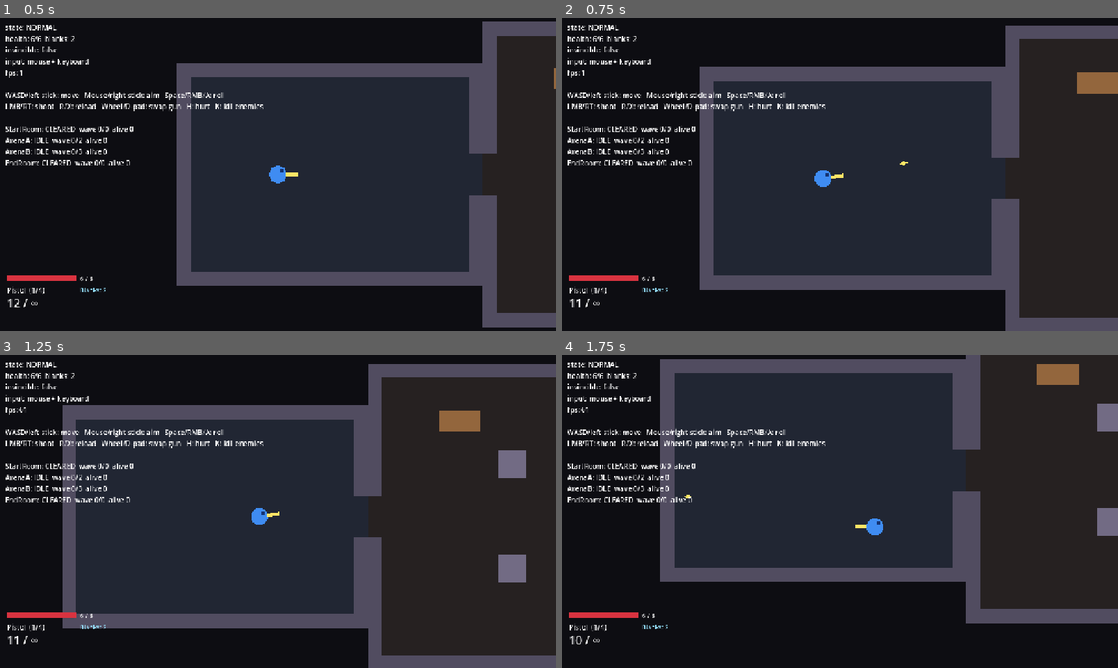
Above: before the commit, frames 1-4 (two rows, left to right).
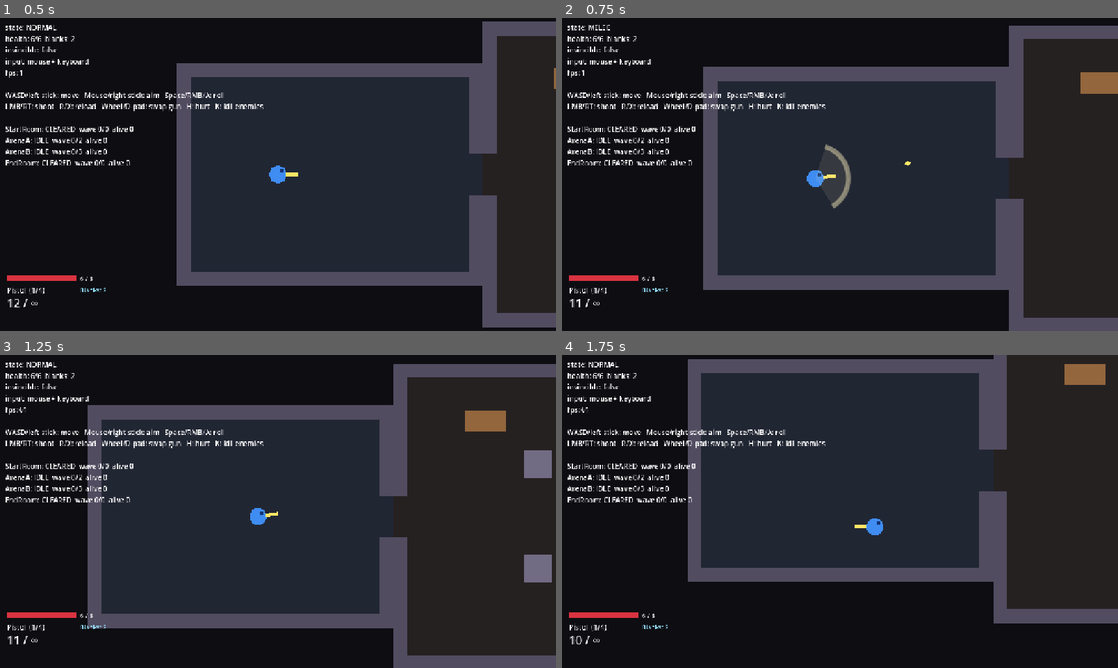
Above: after the commit, the same moments.

Repository: SalemRose/Gungeon-Massive-Ripoff-Edition
Game: Godot game, scene res://levels/test_level/test_level.tscn
Same seed, same stepped clock (60 frames per second), same inputs: the game is played once before the commit and once after it.
Inputs (mouse positions are in pixels of both pictures, inside the frame that each line leads up to):
- Up to frame 1 (0.5 s): no input
- Up to frame 2 (0.75 s): tap Enter at 0.5 s; move the mouse to (962, 158) at 0.52 s; press the mouse at (962, 158) at 0.53 s; hold D (move_right) from 0.53 s (still down); tap F (melee) at 0.6 s
- Up to frame 3 (1.25 s): keep holding D (move_right)
- Up to frame 4 (1.75 s): move the mouse to (728, 527) at 1.27 s; release D (move_right) at 1.28 s; release the mouse at (728, 527) at 1.28 s; hold S (move_down) from 1.28 s (still down); click (728, 527) at 1.35 s; tap F (melee) at 1.55 s

Frame 1 is identical in both runs. In frame 2, 2.5% of the frame differs, in the area x 5-94%, y 2-100%; in frame 3, 13%, in the area x 11-100%, y 2-100%; in frame 4, 12%.

Commit message:
Step 6a: melee swing (last resort)
- F / right shoulder starts a short, wide swing (38 px reach, 130 degree arc,
  4 damage, 0.8 s cooldown); the hit lands once, 0.08 s in, on everything
  inside the arc that has take_damage(), blocked by walls
- Locks out shooting and rolling during the 0.25 s swing, slows walking to 35%
- Aim direction is locked when the swing starts; small knockback on hits
- New MELEE player state (added last, other states keep their numbers) and a
  fading slash effect
- Tuned so melee does under a quarter of the pistol's damage output

Co-Authored-By: Claude Sonnet 5.5 <noreply@anthropic.com>
Claude-Session: https://claude.ai/code/session_01EKLoHM38k4sTvWqdQMzUWo

Diff:
--- /dev/null
+++ b/entities/player/melee_swing_effect.gd
@@ -0,0 +1,50 @@
+class_name MeleeSwingEffect
+extends Node2D
+## The visible slash of the melee swing: a wedge that fades out. Visual only;
+## the damage is dealt by Player._melee_hit().
+##
+##     MeleeSwingEffect.play(player, 38.0, 130.0, 0.25)
+##
+## It is added as a child of the player so it follows them, points where the
+## swing was aimed, and removes itself when done.
+##
+## ART: replace _draw() with a sprite/animation. Nothing else depends on it.
+
+const COLOR := Color(1.0, 0.95, 0.75)
+
+var _range: float = 40.0
+var _arc: float = deg_to_rad(120.0)
+var _progress: float = 0.0
+
+
+static func play(player: Node2D, reach: float, arc_degrees: float, duration: float, direction: Vector2) -> void:
+	var effect := MeleeSwingEffect.new()
+	effect._range = reach
+	effect._arc = deg_to_rad(arc_degrees)
+	effect.rotation = direction.angle()
+	effect.z_index = 40
+	player.add_child(effect)
+	var tween := effect.create_tween()
+	tween.tween_property(effect, "_progress", 1.0, duration)
+	tween.tween_callback(effect.queue_free)
+
+
+func _process(_delta: float) -> void:
+	queue_redraw()
+
+
+func _draw() -> void:
+	# The slash sweeps across the arc and fades.
+	var sweep := clampf(_progress * 2.2, 0.0, 1.0)
+	var start := -_arc * 0.5
+	var end := start + _arc * sweep
+	var color := COLOR
+	color.a = 0.85 * (1.0 - _progress)
+	draw_arc(Vector2.ZERO, _range, start, end, 24, color, 5.0, true)
+	var fill := COLOR
+	fill.a = 0.18 * (1.0 - _progress)
+	var points := PackedVector2Array([Vector2.ZERO])
+	for i in 13:
+		points.append(Vector2.from_angle(lerpf(start, end, float(i) / 12.0)) * _range)
+	if sweep > 0.05:
+		draw_colored_polygon(points, fill)
--- a/entities/player/player.gd
+++ b/entities/player/player.gd
@@ -20,9 +20,19 @@
 signal health_changed(current: int, maximum: int)
 signal rolled(direction: Vector2)
 signal blanks_changed(current: int, maximum: int)
+## A melee swing began, aimed along `direction`.
+signal melee_swung(direction: Vector2)
 signal died
 
-enum State { NORMAL, ROLLING, DEAD }
+## Physics layer masks: 1 = world, 4 = enemy.
+const WORLD_MASK := 1
+const ENEMY_MASK := 4
+## Targets have a size, so the swing also catches bodies slightly outside its
+## nominal arc (their centre can be off to the side while their edge is inside).
+const MELEE_BODY_PADDING_DEGREES := 20.0
+
+## MELEE is added last so the older states keep their numbers.
+enum State { NORMAL, ROLLING, DEAD, MELEE }
 
 @export_group("Movement")
 @export var move_speed: float = 170.0
@@ -54,6 +64,25 @@
 ## Stops a double-tap from burning two blanks.
 @export var blank_cooldown: float = 0.35
 
+@export_group("Melee")
+## Melee is a LAST RESORT: short reach, low damage, long cooldown, and you
+## can't shoot or roll while swinging. A pistol out-damages it many times over.
+@export var melee_damage: float = 4.0
+## Reach from the player's centre to the EDGE of a target's body, in pixels.
+@export var melee_range: float = 38.0
+## Width of the swing in degrees (centered on the aim).
+@export var melee_arc_degrees: float = 130.0
+## How long the swing lasts (you are locked out of shooting and rolling).
+@export var melee_duration: float = 0.25
+## When, inside the swing, the hit lands.
+@export var melee_hit_time: float = 0.08
+## Wait after a swing ends before the next one.
+@export var melee_cooldown: float = 0.8
+## Push given to a moving enemy that gets hit.
+@export var melee_knockback: float = 220.0
+## Walking speed during the swing, as a fraction of normal.
+@export_range(0.0, 1.0) var melee_move_factor: float = 0.35
+
 @export_group("Interaction")
 ## How close something must be to use it with the Interact button.
 @export var interact_range: float = 44.0
@@ -86,6 +115,10 @@
 var _roll_buffer_left: float = 0.0
 var _hurt_iframes_left: float = 0.0
 var blanks: int
+var _melee_time: float = 0.0
+var _melee_cooldown_left: float = 0.0
+var _melee_hit_done: bool = false
+var _melee_direction: Vector2 = Vector2.RIGHT
 var _blank_iframes_left: float = 0.0
 var _blank_cooldown_left: float = 0.0
 var _camera_lean: Vector2 = Vector2.ZERO
@@ -130,6 +163,8 @@
 			_process_normal(delta)
 		State.ROLLING:
 			_process_rolling(delta)
+		State.MELEE:
+			_process_melee(delta)
 		State.DEAD:
 			velocity = velocity.move_toward(Vector2.ZERO, friction * delta)
 
@@ -146,6 +181,7 @@
 	_hurt_iframes_left = maxf(0.0, _hurt_iframes_left - delta)
 	_blank_iframes_left = maxf(0.0, _blank_iframes_left - delta)
 	_blank_cooldown_left = maxf(0.0, _blank_cooldown_left - delta)
+	_melee_cooldown_left = maxf(0.0, _melee_cooldown_left - delta)
 
 	if Input.is_action_just_pressed("dodge"):
 		_roll_buffer_left = roll_buffer_time
@@ -153,6 +189,8 @@
 		use_blank()
 	if Input.is_action_just_pressed("interact") and state == State.NORMAL:
 		try_interact()
+	if Input.is_action_just_pressed("melee"):
+		start_melee()
 
 
 func _update_aim() -> void:
@@ -180,6 +218,71 @@
 
 	if _roll_buffer_left > 0.0 and _roll_cooldown_left <= 0.0:
 		_start_roll(input)
+
+
+## Begins a melee swing toward the current aim. Only possible when walking
+## around normally (not rolling, dead or already swinging) and off cooldown.
+## Returns true if the swing started.
+func start_melee() -> bool:
+	if state != State.NORMAL or _melee_cooldown_left > 0.0:
+		return false
+	state = State.MELEE
+	_melee_time = 0.0
+	_melee_hit_done = false
+	_melee_direction = aim_direction
+	MeleeSwingEffect.play(self, melee_range, melee_arc_degrees, melee_duration, _melee_direction)
+	melee_swung.emit(_melee_direction)
+	return true
+
+
+func _process_melee(delta: float) -> void:
+	_melee_time += delta
+	# You can shuffle during the swing, but slowly.
+	var input := Input.get_vector("move_left", "move_right", "move_up", "move_down")
+	velocity = velocity.move_toward(input * move_speed * melee_move_factor, acceleration * delta)
+
+	if not _melee_hit_done and _melee_time >= melee_hit_time:
+		_melee_hit_done = true
+		_melee_hit()
+	if _melee_time >= melee_duration:
+		state = State.NORMAL
+		_melee_cooldown_left = melee_cooldown
+
+
+## Damages everything with a take_damage() method inside the swing's reach and
+## arc, once each. Walls (and shut doors) block it. Returns how many were hit.
+func _melee_hit() -> int:
+	var circle := CircleShape2D.new()
+	circle.radius = melee_range
+	var query := PhysicsShapeQueryParameters2D.new()
+	query.shape = circle
+	query.transform = Transform2D(0.0, global_position)
+	query.collision_mask = ENEMY_MASK
+	var found := get_world_2d().direct_space_state.intersect_shape(query, 32)
+
+	var half_arc := deg_to_rad(melee_arc_degrees) * 0.5 + deg_to_rad(MELEE_BODY_PADDING_DEGREES)
+	var already_hit := {}
+	var hits := 0
+	for result in found:
+		var target := result.collider as Node2D
+		if target == null or already_hit.has(target.get_instance_id()) or not target.has_method("take_damage"):
+			continue
+		already_hit[target.get_instance_id()] = true
+
+		var to_target := target.global_position - global_position
+		if absf(angle_difference(_melee_direction.angle(), to_target.angle())) > half_arc:
+			continue
+		var wall_query := PhysicsRayQueryParameters2D.create(global_position, target.global_position, WORLD_MASK)
+		if not get_world_2d().direct_space_state.intersect_ray(wall_query).is_empty():
+			continue  # a wall is in the way
+
+		if target.take_damage(melee_damage):
+			hits += 1
+			if target.has_method("apply_knockback"):
+				target.apply_knockback(to_target.normalized(), melee_knockback)
+	if hits > 0:
+		add_shake(3.0)
+	return hits
 
 
 func _start_roll(move_input: Vector2) -> void:
Not shown, added: entities/player/melee_swing_effect.gd.uid
